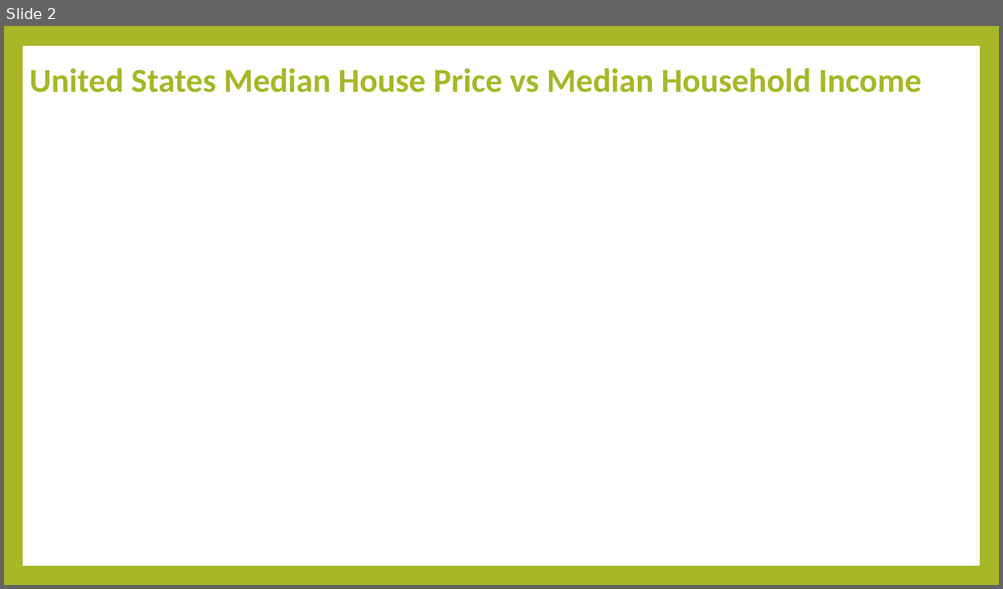
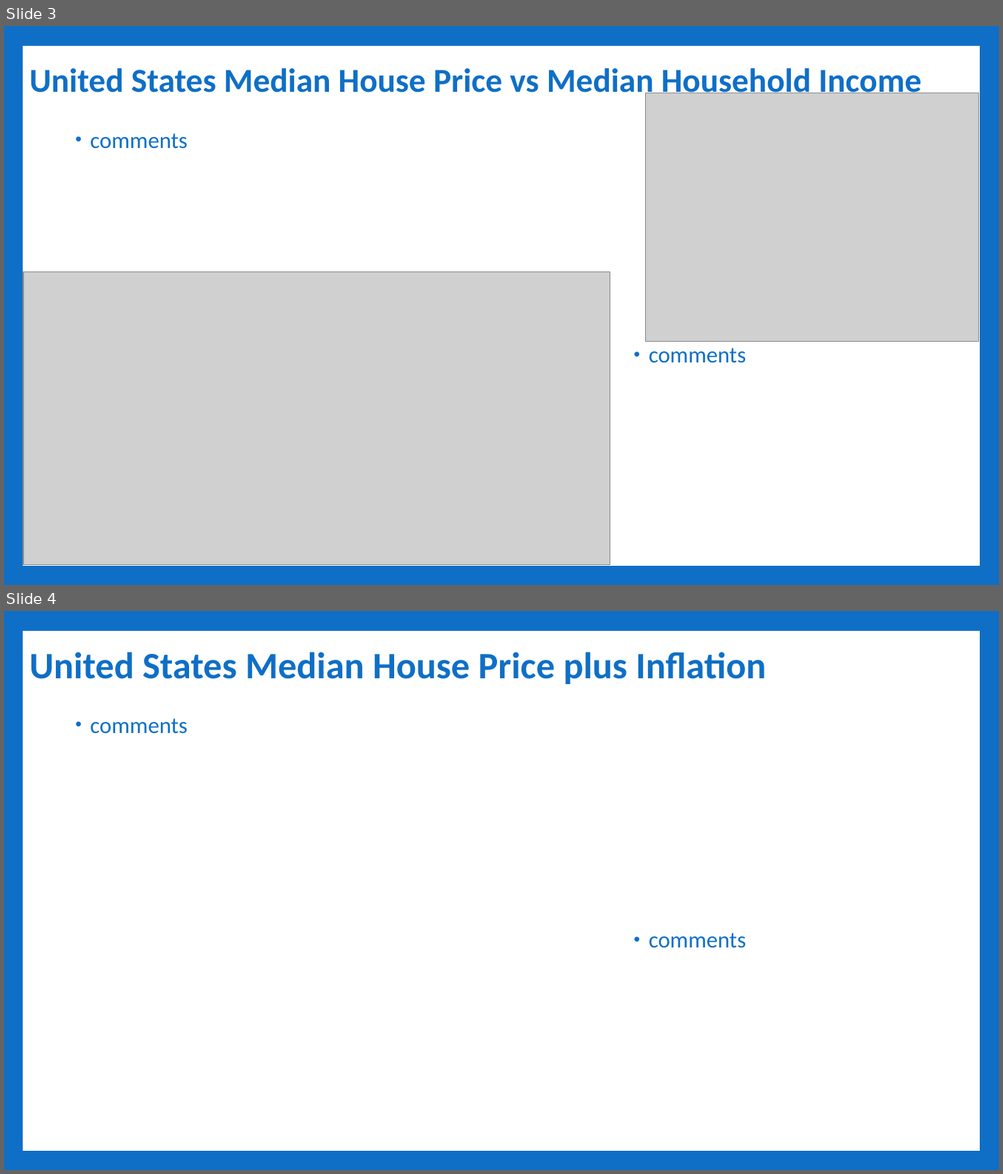
Before and after one commit to Sethdcarter/group8_data_project_1, a slide deck: Presentation/Project-1_Group-8_Presentation-US_Housing_Market.pptx. Shown one above the other, each under a label of ours: slide 2 before the commit, slides 3 and 4 after it. The pictures are 1003x589 and 1003x1174 pixels, drawn with LibreOffice and Linux fonts; fonts in the diff are those of the drawing; grey boxes stand for pictures. Boxes give left, top, right and bottom in pixels: in the first picture for what was removed or moved away, otherwise in the second. Text is boxed around its words. In the diff, an @@ line names an element or a change of style, - is before the commit and + after.

```diff
--- a/Presentation/Project-1_Group-8_Presentation-US_Housing_Market.pptx
+++ b/Presentation/Project-1_Group-8_Presentation-US_Housing_Market.pptx
@@ slide 4 added at [4, 611, 999, 1170], background #0F6FC6; not listed: 1 template element that a slide beside it also shows @@
@@ title added at [29, 652, 765, 684], 36 pt, text #0F6FC6, bold @@
+United States Median House Price plus Inflation
@@ text added at [90, 718, 188, 734], 22 pt, text #0F6FC6 @@
+• comments
@@ text added at [649, 933, 746, 948], 22 pt, text #0F6FC6 @@
+• comments
@@ what was slide 2 is now slide 3 @@
@@ slide 3 changed as well @@
@@ background #A6B727 to #0F6FC6 @@
@@ title "United States Median House Price ..." at [29, 64, 921, 101]: text colour #A6B727 to #0F6FC6 @@
@@ picture added at [645, 93, 978, 342] @@
@@ text added at [90, 133, 188, 149], 22 pt, text #0F6FC6 @@
+• comments
@@ picture added at [23, 272, 610, 565] @@
@@ text added at [649, 348, 746, 363], 22 pt, text #0F6FC6 @@
+• comments
```
Also in this commit, not shown: 1 other slide changed, 4 other slides added, 1 other file.
